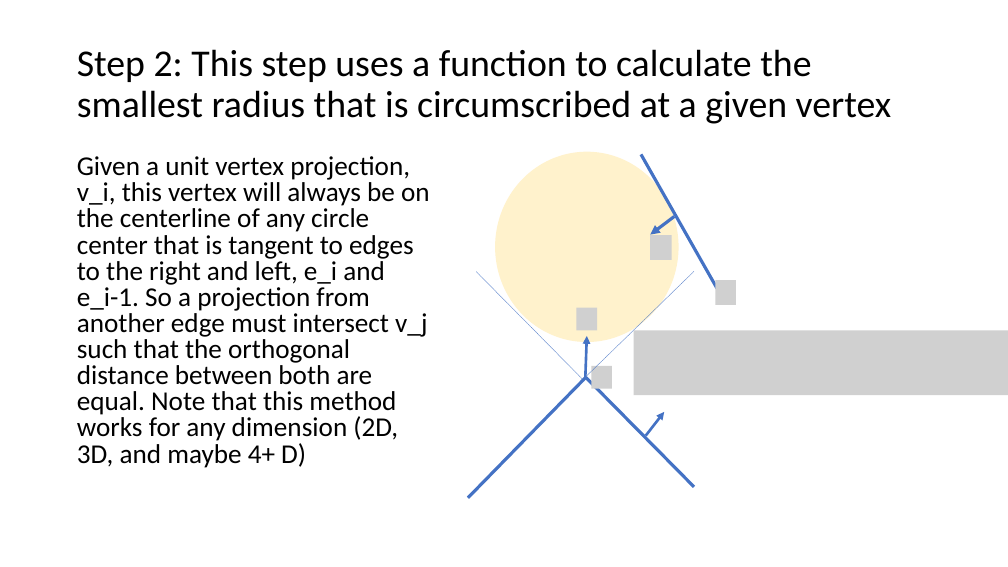
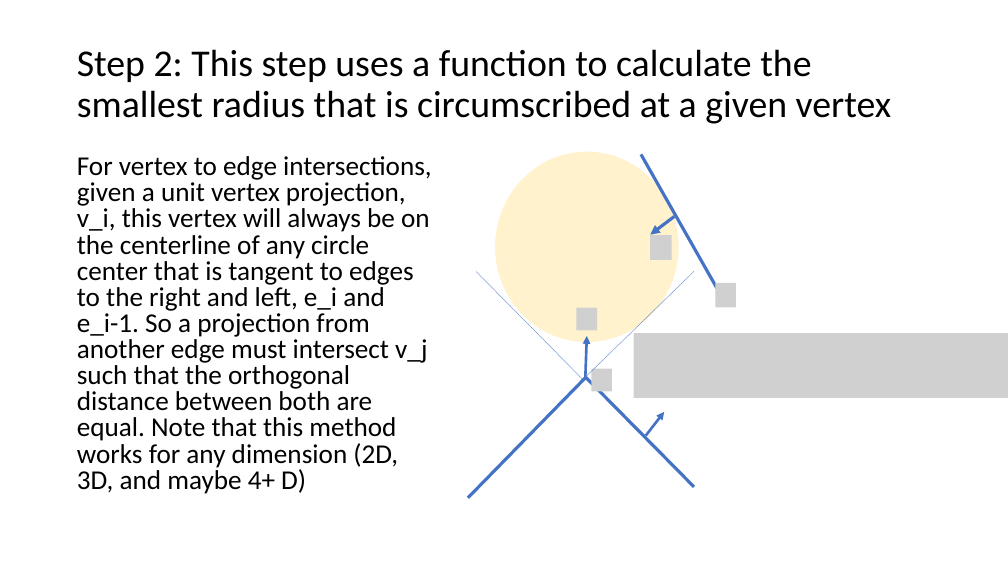
Before and after one commit to ivsg-psu/ivsg-psu-PathPlanning_MapTools_VertexSkeleton, a slide deck: slide 28 of Documents/VertexSkeletonClassLibrary.pptx (slide 27 before the commit). Drawn at 1008x567 pixels with LibreOffice and Linux fonts; fonts in the diff are those of the drawing; grey boxes stand for pictures. Boxes give left, top, right and bottom in pixels: in the first picture for what was removed or moved away, otherwise in the second. Text is boxed around its words. In the diff, an @@ line names an element or a change of style, - is before the commit and + after.

```diff
--- a/Documents/VertexSkeletonClassLibrary.pptx
+++ b/Documents/VertexSkeletonClassLibrary.pptx
@@ text at [77,156,432,494]: text changed @@
-Given a unit vertex projection, v_i, this vertex will always be on the centerline of any circle center that is tangent to edges to the right and left, e_i and e_i-1. So a projection from another edge must intersect v_j such that the orthogonal distance between both are equal. Note that this method works for any dimension (2D, 3D, and maybe 4+ D)
+For vertex to edge intersections, given a unit vertex projection, v_i, this vertex will always be on the centerline of any circle center that is tangent to edges to the right and left, e_i and e_i-1. So a projection from another edge must intersect v_j such that the orthogonal distance between both are equal. Note that this method works for any dimension (2D, 3D, and maybe 4+ D)
@@ picture: place and size @@
-picture at [634,330,1008,395]
+picture at [634,333,1008,399]
```
Also in this commit, not shown: 4 other slides changed, 3 slides added, 1 slide removed, 15 other files.
